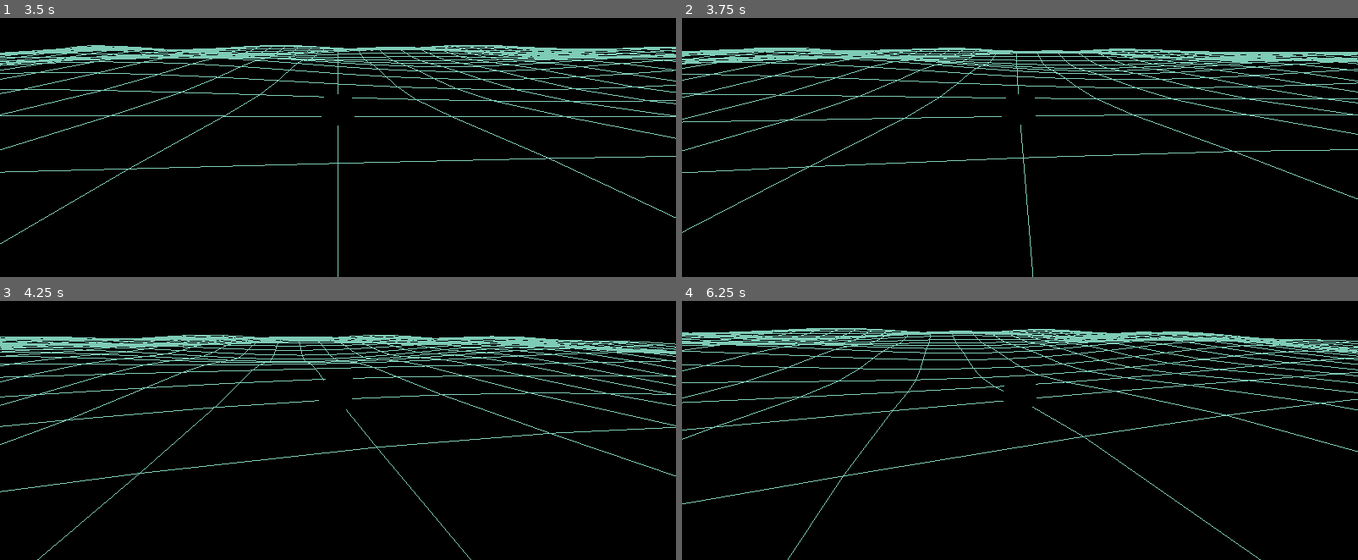
Above: before the commit, frames 1-4 (two rows, left to right).
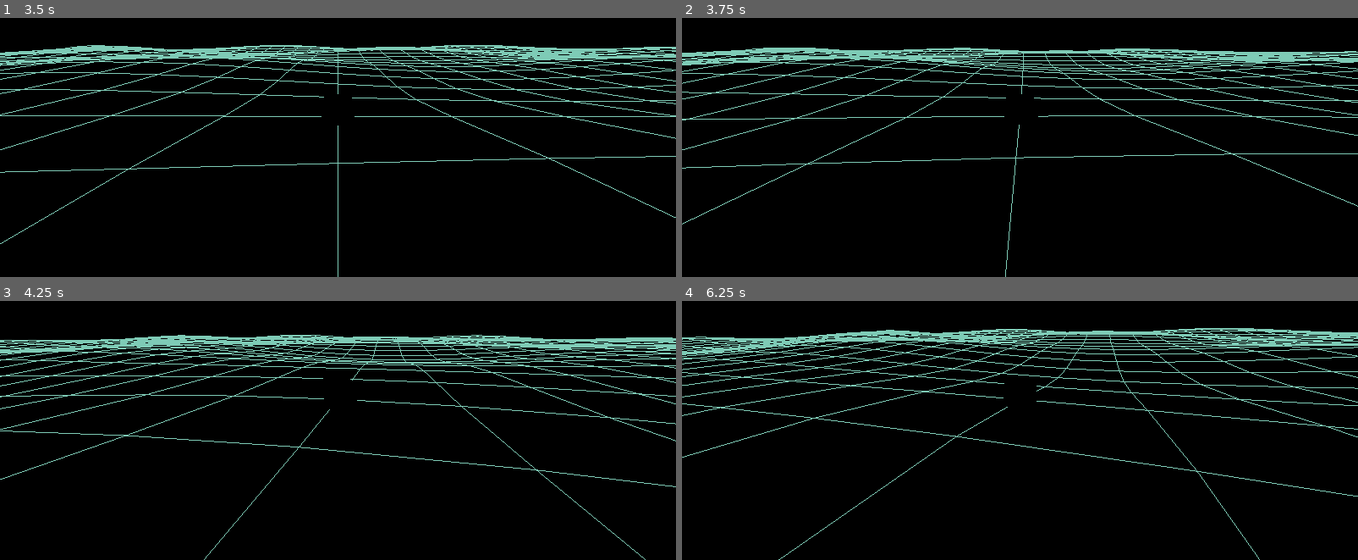
Above: after the commit, the same moments.

Repository: kieranajp/FATHOM.EXE
Game: Godot game, scene res://scenes/Main.tscn
Two runs of this game, one before a commit and one after it. Both use one fixed random seed, a clock stepped at 60 frames per second and the inputs below.
Inputs (mouse positions are in pixels of both pictures, inside the frame that each line leads up to):
- Up to frame 1 (3.5 s): tap Enter at 0.5 s; move the mouse to (486, 67) at 0.52 s; hold W (sail_up) 0.53-1.25 s; hold Space (aim) 0.53-1.25 s; click (486, 67) at 0.67 s; drag from (202, 106) to (304, 163) at 1.27 s; move the mouse to (outside the picture) at 2.02 s; hold W (sail_up) 2.03-2.75 s; hold 2 (ammo_chain) 2.03-2.75 s; drag from (304, 163) to (135, 30) at 2.77 s
- Up to frame 2 (3.75 s): move the mouse to (1222, 144) at 3.52 s; hold S (sail_down) from 3.53 s (still down); hold A (steer_port) from 3.53 s (still down)
- Up to frame 3 (4.25 s): keep holding S (sail_down); keep holding A (steer_port)
- Up to frame 4 (6.25 s): release S (sail_down) at 4.25 s; release A (steer_port) at 4.25 s; drag from (817, 313) to (outside the picture) at 4.27 s; move the mouse to (1053, 370) at 5.02 s; hold S (sail_down) 5.03-5.75 s; hold Shift 5.03-5.75 s; click (1053, 370) at 5.17 s; drag from (outside the picture) to (884, 389) at 5.77 s

Frame 1 is identical in both runs. In frame 2, 6.2% of the frame differs, in the area x 0-100%, y 11-100%; in frame 3, 8.6%; in frame 4, 9.7%, in the area x 0-100%, y 10-100%.

Commit message:
fix: T02 — flip rudder→yaw sign for Godot right-handed convention
The rudder→yaw application was transliterated from the JS prototype, which
uses left-handed coords with +Z north and clockwise-positive yaw. Godot is
right-handed with -Z forward and CCW-positive yaw about +Y, so the JS sign
inverts the steering — pressing A (port) was turning the ship starboard.

Extracted the math to a pure static `_compute_yaw_delta()` so it's
test-coverable, with a comment documenting the convention. Input sign
stays the same (A → rudder -1, D → rudder +1); only the physics flips.

Diff:
--- a/scripts/player/player_ship.gd
+++ b/scripts/player/player_ship.gd
@@ -79,6 +79,19 @@
 	return clampf(speed / ship_class.base_max_speed, -1.0, 1.0)
 
 
+# Sign convention (Godot right-handed, +Y up, -Z forward):
+#   positive rudder == starboard (right) turn == clockwise from above ==
+#   NEGATIVE yaw delta. (Positive yaw is CCW about +Y, which swings the bow
+#   from -Z towards -X — that's a port/left turn.)
+#
+# Don't flip this back without first re-reading docs/ARCHITECTURE.md
+# § "Coordinate conversions from JS reference" — the JS prototype uses the
+# opposite handedness and porting it naively reverses the steering.
+# See test/test_steering.gd.
+static func _compute_yaw_delta(rudder_value: float, turn_rate: float, delta: float) -> float:
+	return -rudder_value * turn_rate * delta
+
+
 # Input. Right-mouse + space are handled in _unhandled_input so the camera can
 # read drag deltas via the same event stream. _physics_process handles held
 # keys via Input.is_action_pressed for frame-rate independent ramping.
@@ -144,7 +157,7 @@
 	# Steering: rudder rotates the ship. Turn rate scales with speed so a
 	# stopped ship turns slowly (realistic), an accelerating one snappy.
 	var turn_rate: float = (tuning.turn_factor + speed * tuning.turn_factor_speed) * tuning.turn_scale
-	yaw += rudder * turn_rate * delta
+	yaw += _compute_yaw_delta(rudder, turn_rate, delta)
 
 	# Compute target speed: max_speed * sail_percent * efficiency * debuff.
 	var efficiency: float = SailingMath.efficiency(yaw, WindSystem.angle)
